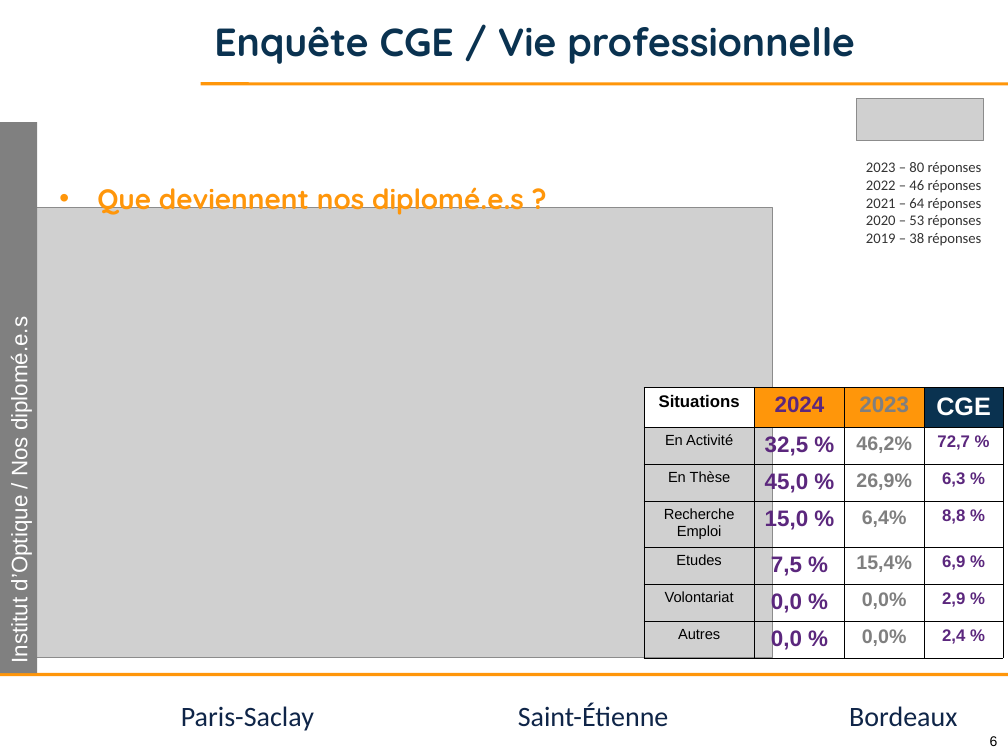
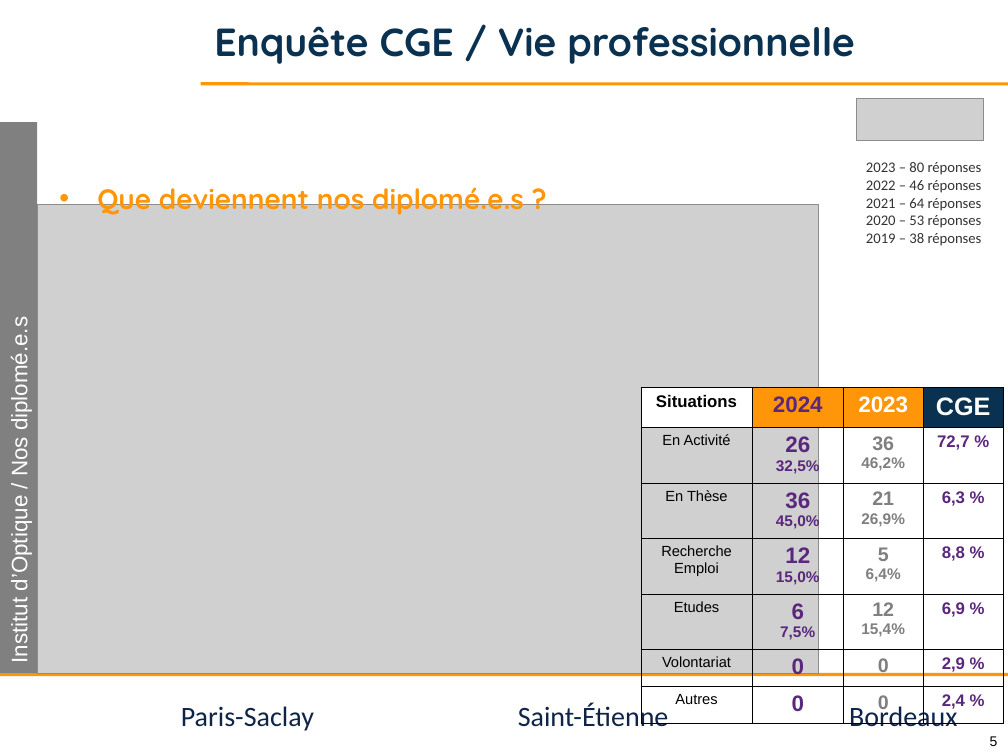
Before and after one commit to jvillemejane/jvillemejane, a slide deck: slide 5 of Presentations/2024_COPERF_CGE.pptx (slide 6 before the commit). Drawn at 1008x756 pixels with LibreOffice and Linux fonts; fonts in the diff are those of the drawing; grey boxes stand for pictures; background and template pictures are left out. Boxes give left, top, right and bottom in pixels: in the first picture for what was removed or moved away, otherwise in the second. Text is boxed around its words. In the diff, an @@ line names an element or a change of style, - is before the commit and + after.

```diff
--- a/Presentations/2024_COPERF_CGE.pptx
+++ b/Presentations/2024_COPERF_CGE.pptx
@@ picture: place and size @@
-picture at <box>23,208,773,657</box>
+picture at <box>37,205,818,673</box>
@@ table at <box>641,387,1003,723</box> @@
-row 2, column 2: 32,5 %
+row 2, column 2: 26 / 32,5%
-row 2, column 3: 46,2%
+row 2, column 3: 36 / 46,2%
-row 3, column 2: 45,0 %
+row 3, column 2: 36 / 45,0%
-row 3, column 3: 26,9%
+row 3, column 3: 21 / 26,9%
-row 4, column 2: 15,0 %
+row 4, column 2: 12 / 15,0%
-row 4, column 3: 6,4%
+row 4, column 3: 5 / 6,4%
-row 5, column 2: 7,5 %
+row 5, column 2: 6 / 7,5%
-row 5, column 3: 15,4%
+row 5, column 3: 12 / 15,4%
-row 6, column 2: 0,0 %
+row 6, column 2: 0
-row 6, column 3: 0,0%
+row 6, column 3: 0
-row 7, column 2: 0,0 %
+row 7, column 2: 0
-row 7, column 3: 0,0%
+row 7, column 3: 0
@@ text colour #7F7F7F to #FFFFFF in "2023" @@
@@ page number at <box>990,736,998,746</box>: text changed @@
-6
+5
```
Also in this commit, not shown: 6 other slides changed, 2 slides added, 3 slides removed, 1 other file.
